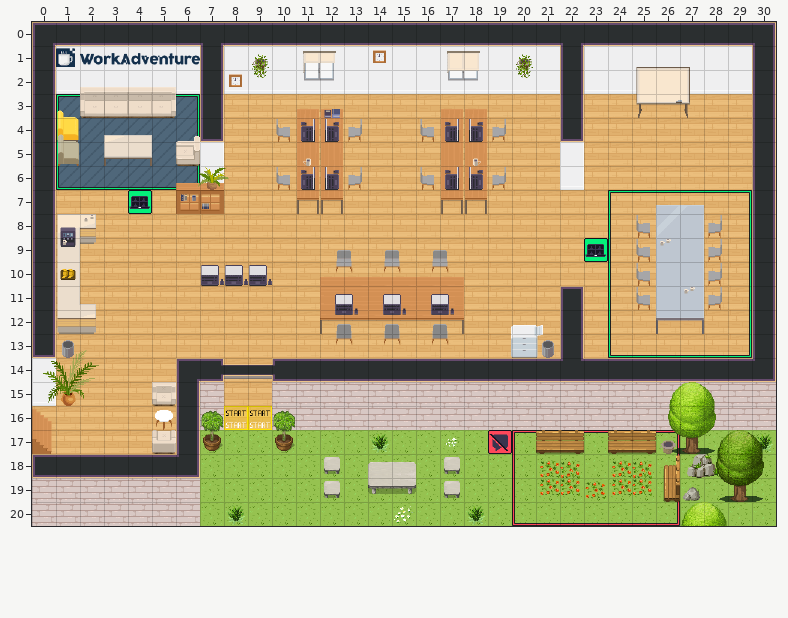
One commit to this Tiled map (JSON): map.tmj. The picture above was drawn from the file before the commit.
Cells are 32x32 px. Shown: x 0..30, y 0..20.
The result:
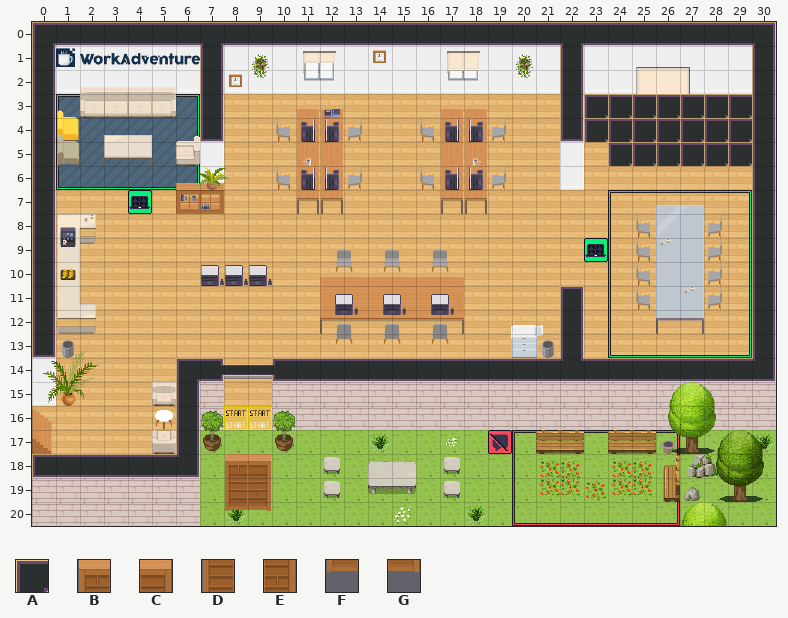
Key: from "Chunk 1": A 25, B 213, C 214, D 215, E 216, F 217, G 218.
_ is an empty cell, . an unchanged one.
Tiles of an added or newly shown layer are drawn over the layers below it.
Diff:
--- layer "above/above1"
@@ x 23..29 @@
- 3 _______
- 4 _______
- 5 .______
+ 3 AAAAAAA
+ 4 AAAAAAA
+ 5 .AAAAAA
--- layer "door/door_opened" (added)
@@ x 8..9 @@
-18 __
-19 __
-20 __
+18 BC
+19 DE
+20 FG
Boxes around the changes in both pictures, in picture pixels (x1, y1, x2, y2):
added: (584, 94, 752, 166)
added: (225, 454, 271, 511)
